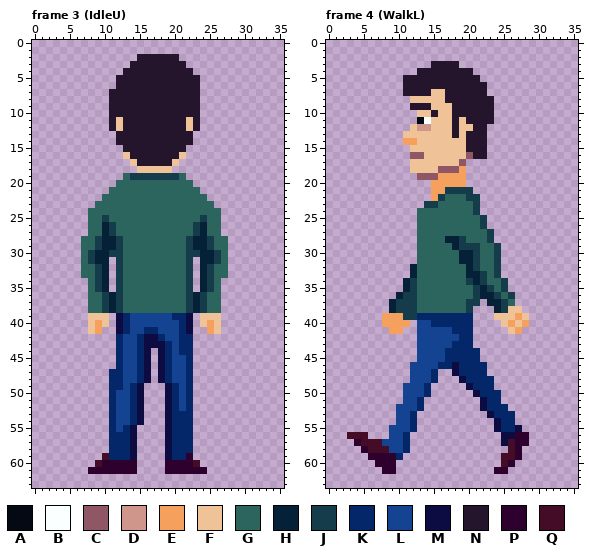
A pixel-art file gets an edit: src/game/assets/images/characters/hank/hank.aseprite. Above, as it was before the edit.
36x64 pixels, 27 frames. Shown: frame 3 (IdleU), frame 4 (WalkL). The commit also changed other frames, which this record leaves out.
Palette (. is transparent): A #050914  B #faffff  C #8f5765  D #cf968c  E #f5a15d  F #f0c297  G #2c645e  H #052137  J #153c4a  K #032769  L #144491  M #0c0b42  N #24142c  P #2d002e  Q #450c28
The result:
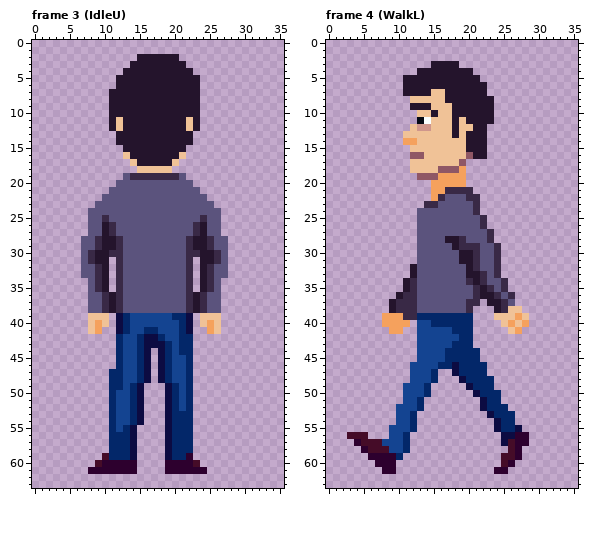
Diff:
{"colour":"G","old":"#2c645e","new":"#5b537d"}
{"colour":"J","old":"#153c4a","new":"#392946"}
{"where": "frame 3 (IdleU)"}
{"frame":3,"y":26,"x":10,"old":"H","new":"N"}
{"frame":3,"y":26,"x":24,"old":"H","new":"N"}
{"frame":3,"y":27,"x":10,"old":"H","new":"N"}
{"frame":3,"y":27,"x":24,"old":"H","new":"N"}
{"frame":3,"y":28,"x":10,"old":"HH","new":"NN"}
{"frame":3,"y":28,"x":23,"old":"HH","new":"NN"}
{"frame":3,"y":29,"x":10,"old":"HH","new":"NN"}
{"frame":3,"y":29,"x":23,"old":"HH","new":"NN"}
{"frame":3,"y":30,"x":9,"old":"HH","new":"NN"}
{"frame":3,"y":30,"x":24,"old":"HH","new":"NN"}
{"frame":3,"y":31,"x":9,"old":"HH","new":"NN"}
{"frame":3,"y":31,"x":24,"old":"HH","new":"NN"}
{"frame":3,"y":32,"x":10,"old":"H","new":"N"}
{"frame":3,"y":32,"x":24,"old":"H","new":"N"}
{"frame":3,"y":33,"x":10,"old":"H","new":"N"}
{"frame":3,"y":33,"x":24,"old":"H","new":"N"}
{"frame":3,"y":34,"x":10,"old":"H","new":"N"}
{"frame":3,"y":34,"x":24,"old":"H","new":"N"}
{"frame":3,"y":35,"x":10,"old":"H","new":"N"}
{"frame":3,"y":35,"x":24,"old":"H","new":"N"}
{"frame":3,"y":36,"x":11,"old":"H","new":"N"}
{"frame":3,"y":36,"x":23,"old":"H","new":"N"}
{"frame":3,"y":37,"x":11,"old":"H","new":"N"}
{"frame":3,"y":37,"x":23,"old":"H","new":"N"}
{"frame":3,"y":38,"x":11,"old":"H","new":"N"}
{"frame":3,"y":38,"x":23,"old":"H","new":"N"}
{"where": "frame 4 (WalkL)"}
{"frame":4,"y":28,"x":17,"old":"HH","new":"NN"}
{"frame":4,"y":29,"x":18,"old":"H","new":"N"}
{"frame":4,"y":30,"x":19,"old":"HH","new":"NN"}
{"frame":4,"y":31,"x":19,"old":"HH","new":"NN"}
{"frame":4,"y":32,"x":12,"old":"H","new":"N"}
{"frame":4,"y":32,"x":20,"old":"H","new":"N"}
{"frame":4,"y":33,"x":12,"old":"H","new":"N"}
{"frame":4,"y":33,"x":20,"old":"HH","new":"NN"}
{"frame":4,"y":34,"x":11,"old":"H","new":"N"}
{"frame":4,"y":34,"x":21,"old":"H","new":"N"}
{"frame":4,"y":35,"x":11,"old":"H","new":"N"}
{"frame":4,"y":35,"x":22,"old":"H","new":"N"}
{"frame":4,"y":36,"x":10,"old":"H","new":"N"}
{"frame":4,"y":36,"x":22,"old":"HH","new":"NN"}
{"frame":4,"y":37,"x":9,"old":"H","new":"N"}
{"frame":4,"y":37,"x":23,"old":"HH","new":"NN"}
{"frame":4,"y":38,"x":9,"old":"H","new":"N"}
{"frame":4,"y":38,"x":24,"old":"H","new":"N"}
{"label":"changed","picture_box":[81,173,228,313]}
{"label":"changed","picture_box":[389,187,515,320]}
